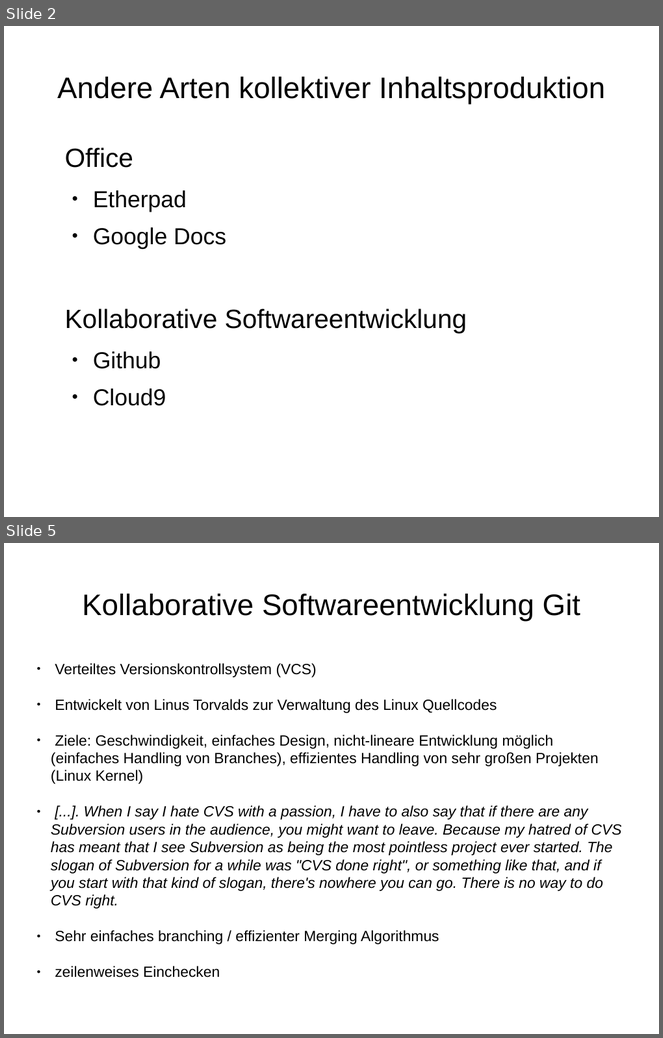
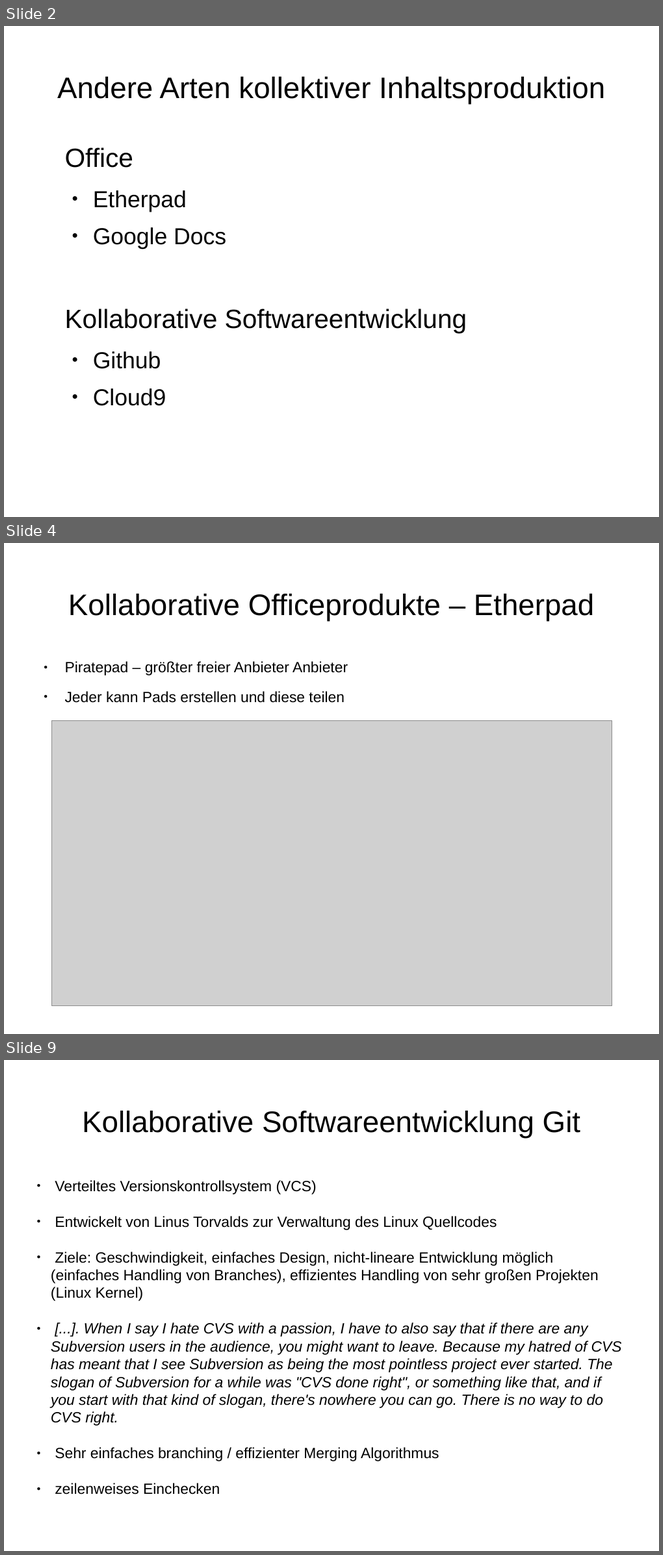
Before and after one commit to rommsen/Seminar_1905, a slide deck: referat/Kapitel4.odp. Shown one above the other, each under a label of ours: slides 2 and 5 before the commit, slides 2, 4 and 9 after it; the slides between them are not shown. The pictures are 663x1038 and 663x1555 pixels, drawn with LibreOffice and Linux fonts; fonts in the diff are those of the drawing; grey boxes stand for pictures. Boxes give left, top, right and bottom in pixels: in the first picture for what was removed or moved away, otherwise in the second. Text is boxed around its words. In the diff, an @@ line names an element or a change of style, - is before the commit and + after.

Commit message:
erste 'fertige' version

```diff
--- a/referat/Kapitel4.odp
+++ b/referat/Kapitel4.odp
@@ slide 4 added at box(4, 543, 659, 1034), background #FFFFFF @@
@@ title added at box(68, 594, 594, 621), 36 pt, text #000000 @@
+Kollaborative Officeprodukte – Etherpad
@@ text added at box(65, 661, 348, 703), 18 pt, text #000000 @@
+● Piratepad – größter freier Anbieter Anbieter
+● Jeder kann Pads erstellen und diese teilen
@@ picture added at box(51, 720, 613, 1006) @@
@@ what was slide 5 is now slide 9 @@
```
Also in this commit, not shown: 5 slides changed, 5 other slides added, 2 slides removed.
